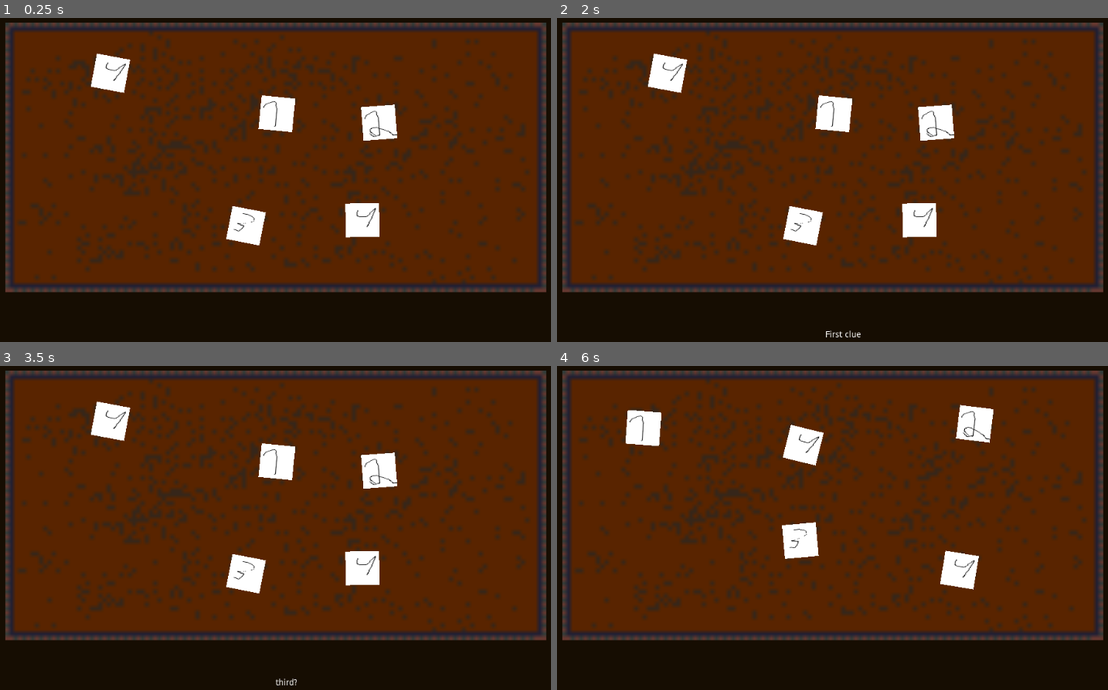
Above: before the commit, frames 1-4 (two rows, left to right).
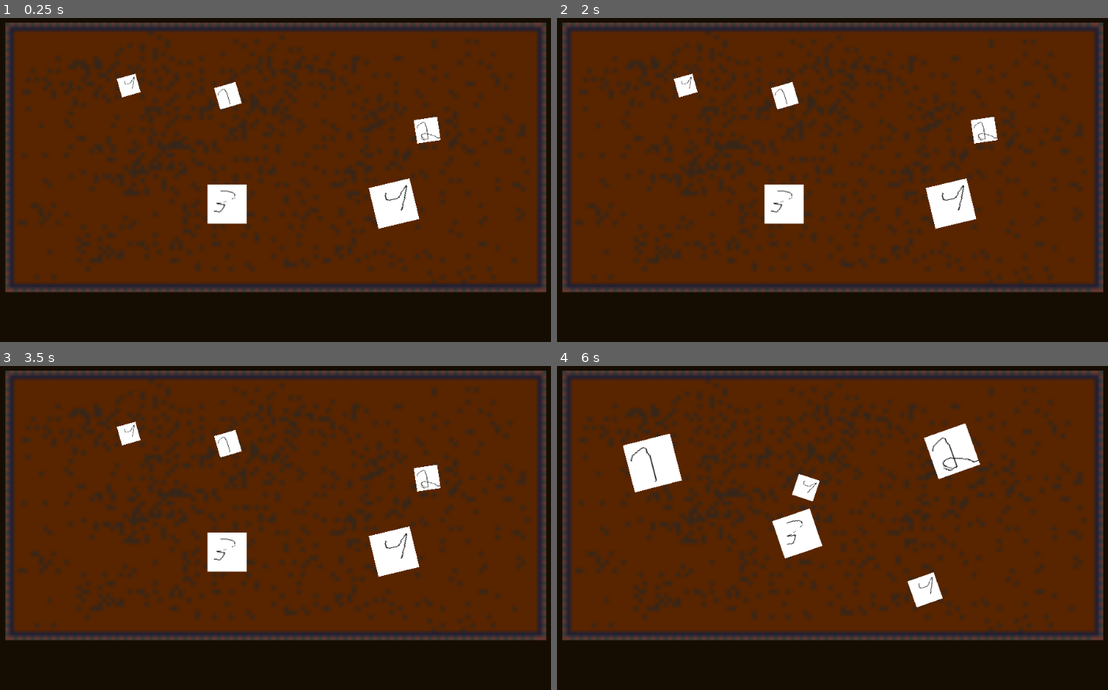
Above: after the commit, the same moments.

Repository: loudercake/cluennector
Game: Godot game, scene res://scenes/Level.tscn
Two runs of this game, one before a commit and one after it. Both use one fixed random seed, a clock stepped at 60 frames per second and the inputs below.
Inputs (mouse positions are in pixels of both pictures, inside the frame that each line leads up to):
- Up to frame 1 (0.25 s): no input
- Up to frame 2 (2 s): tap Enter at 0.5 s; move the mouse to (667, 73) at 0.52 s; click (667, 73) at 0.6 s; move the mouse to (832, 115) at 1.27 s; click (832, 115) at 1.35 s
- Up to frame 3 (3.5 s): move the mouse to (380, 469) at 2.02 s; click (380, 469) at 2.1 s; move the mouse to (247, 573) at 2.77 s; click (247, 573) at 2.85 s
- Up to frame 4 (6 s): move the mouse to (920, 566) at 3.52 s; click (920, 566) at 3.6 s; move the mouse to (645, 466) at 4.27 s; click (645, 466) at 4.35 s; tap Backspace (reset) at 5, 5.75 s; move the mouse to (865, 521) at 5.02 s; click (865, 521) at 5.1 s; move the mouse to (804, 443) at 5.77 s; click (804, 443) at 5.85 s

The runs differ from the first frame. In frame 1, 5.5% of the frame differs, in the area x 16-80%, y 10-71%; in frame 2, 5.6%; in frame 3, 5.5%; in frame 4, 6.0%, in the area x 11-80%, y 11-75%.

Commit message:
Clues with next attribute
Scale randomness

Diff:
--- a/levels/level1/clue1.tres
+++ b/levels/level1/clue1.tres
@@ -7,3 +7,4 @@
 script = ExtResource( 1 )
 description = "First clue"
 texture = ExtResource( 2 )
+next = [  ]
--- a/levels/level1/clue2.tres
+++ b/levels/level1/clue2.tres
@@ -7,3 +7,4 @@
 script = ExtResource( 1 )
 description = "Second Clue"
 texture = ExtResource( 2 )
+next = [  ]
--- a/levels/level1/clue3.tres
+++ b/levels/level1/clue3.tres
@@ -7,3 +7,4 @@
 script = ExtResource( 1 )
 description = "third?"
 texture = ExtResource( 2 )
+next = [  ]
--- a/levels/level1/clue4.tres
+++ b/levels/level1/clue4.tres
@@ -7,3 +7,4 @@
 script = ExtResource( 1 )
 description = "forth clue"
 texture = ExtResource( 2 )
+next = [  ]
--- a/scenes/Clue.gd
+++ b/scenes/Clue.gd
@@ -5,6 +5,7 @@
 var size = Vector2.ONE * 5
 var texture: Texture
 var resource
+var next
 
 onready var collision = $Area2D/CollisionShape2D
 onready var sprite = $Sprite
@@ -17,6 +18,7 @@
 func _ready():
 	texture = resource.texture
 	description = resource.description
+	next = resource.next
 	if not description:
 		description = "No description."
 	collision.shape.extents = size
--- a/scenes/ClueResource.gd
+++ b/scenes/ClueResource.gd
@@ -2,7 +2,9 @@
 
 export(String) var description
 export(Texture) var texture
+export(Array, Resource) var next
 
-func _init(p_description="", p_texture=null):
+func _init(p_description="", p_texture=null, p_next = []):
 	description = p_description
 	texture = p_texture
+	next = p_next
--- a/scenes/Level.gd
+++ b/scenes/Level.gd
@@ -1,8 +1,9 @@
 extends Node
 
 export(Resource) var start_level
-export(float) var clue_max_rotation = 5
+export(float) var clue_max_rotation = 20
 export(float) var clue_max_random_offset = 70
+export(float) var clue_max_random_scale = 0.5
 export(int) var n_rows = 2
 export(bool) var debug_mode = true
 
@@ -45,10 +46,10 @@
 		i += 1
 
 		# Randomize
-		randomize()
-		clue.rotation = (randf() - 0.5) * 2 * clue_max_rotation * PI / 180
-		clue.global_position.x += (randf() - 0.5) * 2 * clue_max_random_offset
-		clue.global_position.y -= (randf() - 0.5) * 2 * clue_max_random_offset
+		clue.rotation =  rndf() * clue_max_rotation * PI / 180
+		clue.global_position.x += rndf() * clue_max_random_offset
+		clue.global_position.y -= rndf() * clue_max_random_offset
+		clue.scale = Vector2.ONE * (1 + rndf() * clue_max_random_scale)
 
 	clues.scale = Vector2.ONE * 0.8
 
@@ -57,6 +58,10 @@
 	if debug_mode:
 		if Input.is_action_just_pressed("reset"):
 			get_tree().reload_current_scene()
+
+func rndf():
+	randomize()
+	return (randf() - 0.5) * 2
 
 
 func shuffle(list):
--- a/scenes/Level.tscn
+++ b/scenes/Level.tscn
@@ -8,7 +8,6 @@
 [node name="Level" type="Node"]
 script = ExtResource( 2 )
 start_level = ExtResource( 3 )
-clue_max_rotation = 20.0
 
 [node name="Control" type="Control" parent="."]
 margin_left = 65.0
